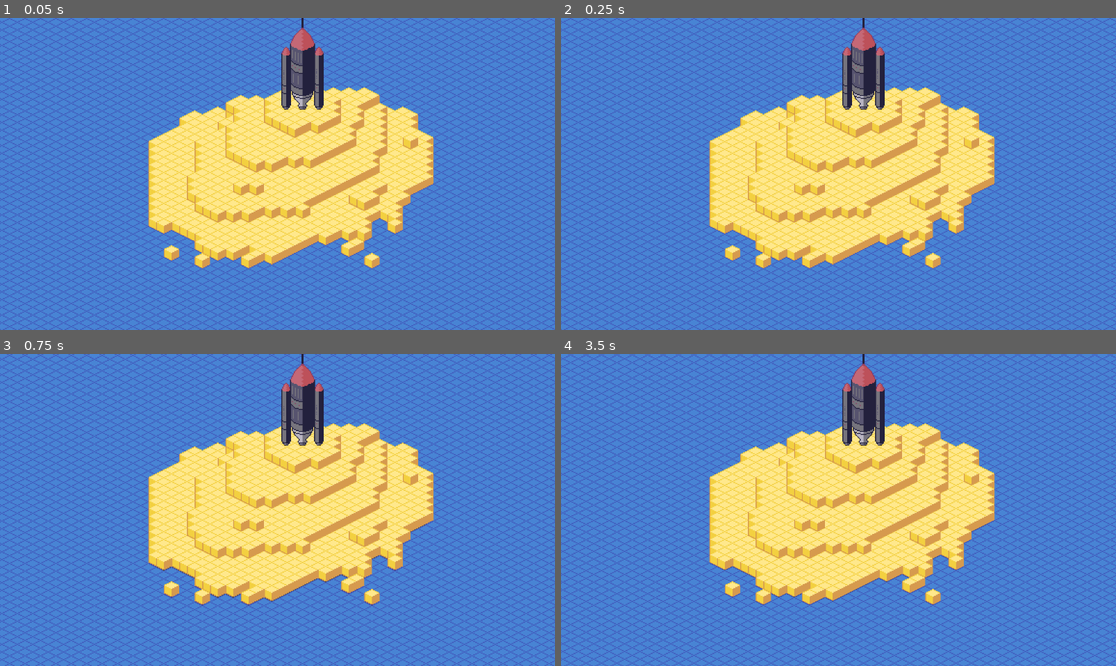
Above: before the commit, frames 1-4 (two rows, left to right).
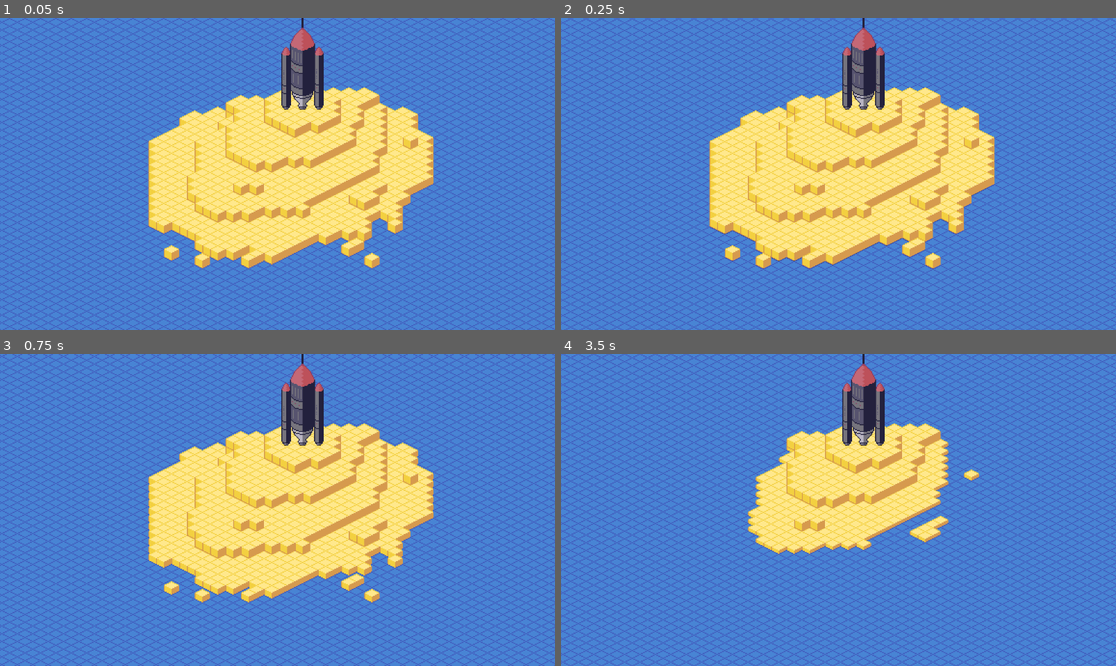
Above: after the commit, the same moments.

Repository: paul-maxime/rocket-of-sand
Game: Godot game, scene res://scenes/Island.tscn
Two runs of this game, one before a commit and one after it. Both use one fixed random seed, a clock stepped at 60 frames per second and the inputs below.
Inputs (mouse positions are in pixels of both pictures, inside the frame that each line leads up to):
- Up to frame 1 (0.05 s): no input
- Up to frame 2 (0.25 s): no input
- Up to frame 3 (0.75 s): move the mouse to (399, 494) at 0.52 s; click (399, 494) at 0.67 s
- Up to frame 4 (3.5 s): move the mouse to (727, 525) at 1.27 s; click (727, 525) at 1.42 s; move the mouse to (894, 441) at 2.02 s; click (894, 441) at 2.17 s; move the mouse to (810, 572) at 2.77 s; click (810, 572) at 2.92 s

Frame 1 is identical in both runs. In frame 2, 11% of the frame differs, in the area x 0-100%, y 0-100%; in frame 3, 26%; in frame 4, 37%.

Commit message:
Fix game timer and test style 1

Diff:
--- a/materials/water.tres
+++ b/materials/water.tres
@@ -6,7 +6,7 @@
 shader = ExtResource("1_h4b1n")
 shader_parameter/Offset = 0
 shader_parameter/Pixelate = false
-shader_parameter/Style = 2
+shader_parameter/Style = 1
 shader_parameter/Frequency = 30.0
 shader_parameter/Speed = 2
 shader_parameter/Ampliture = 2
--- a/scenes/Island.tscn
+++ b/scenes/Island.tscn
@@ -85,7 +85,6 @@
 
 [node name="GameManager" type="Node" parent="."]
 script = ExtResource("3_5rtui")
-game_duration = 10000
 
 [node name="Rocket" type="Sprite2D" parent="."]
 z_index = 10
--- a/shaders/water.tres
+++ b/shaders/water.tres
@@ -83,6 +83,10 @@
 
 [sub_resource type="VisualShaderNodeVectorCompose" id="VisualShaderNodeVectorCompose_r8eva"]
 op_type = 0
+
+[sub_resource type="VisualShaderNodeFloatOp" id="VisualShaderNodeFloatOp_ghrtp"]
+
+[sub_resource type="VisualShaderNodeFloatOp" id="VisualShaderNodeFloatOp_24k5k"]
 
 [sub_resource type="VisualShaderNodeFloatFunc" id="VisualShaderNodeFloatFunc_2s8p1"]
 function = 0
@@ -264,7 +268,7 @@
 
 }
 "
-graph_offset = Vector2(-857.807, -69.9608)
+graph_offset = Vector2(-1132.38, 37.3541)
 mode = 1
 flags/light_only = false
 nodes/vertex/0/position = Vector2(0, 200)
@@ -323,7 +327,11 @@
 nodes/vertex/43/node = SubResource("VisualShaderNodeFloatOp_6exvi")
 nodes/vertex/43/position = Vector2(-2020, 640)
 nodes/vertex/44/node = SubResource("VisualShaderNodeIntParameter_3fuhc")
-nodes/vertex/44/position = Vector2(-2080, 280)
+nodes/vertex/44/position = Vector2(-2080, 320)
 nodes/vertex/45/node = SubResource("VisualShaderNodeIf_o0gku")
 nodes/vertex/45/position = Vector2(-1640, 540)
-nodes/vertex/connections = PackedInt32Array(3, 0, 4, 0, 2, 0, 5, 1, 5, 0, 4, 1, 4, 0, 8, 0, 10, 0, 8, 1, 9, 0, 12, 0, 11, 0, 12, 1, 12, 0, 13, 0, 8, 0, 0, 0, 7, 0, 28, 0, 14, 0, 28, 1, 28, 0, 27, 1, 12, 0, 33, 2, 13, 0, 33, 1, 33, 0, 10, 1, 32, 0, 33, 0, 27, 0, 6, 0, 25, 3, 17, 0, 34, 0, 27, 0, 35, 0, 25, 0, 36, 0, 34, 1, 17, 0, 37, 0, 17, 1, 37, 1, 37, 0, 40, 0, 36, 0, 40, 1, 17, 0, 34, 0, 28, 0, 41, 1, 40, 0, 41, 0, 41, 0, 42, 0, 42, 0, 43, 0, 6, 0, 43, 1, 44, 0, 45, 0, 43, 0, 45, 4, 42, 0, 45, 3, 6, 0, 45, 5, 45, 0, 9, 0)
+nodes/vertex/50/node = SubResource("VisualShaderNodeFloatOp_ghrtp")
+nodes/vertex/50/position = Vector2(-1720, 920)
+nodes/vertex/51/node = SubResource("VisualShaderNodeFloatOp_24k5k")
+nodes/vertex/51/position = Vector2(-1560, 980)
+nodes/vertex/connections = PackedInt32Array(3, 0, 4, 0, 2, 0, 5, 1, 5, 0, 4, 1, 4, 0, 8, 0, 10, 0, 8, 1, 9, 0, 12, 0, 11, 0, 12, 1, 12, 0, 13, 0, 8, 0, 0, 0, 7, 0, 28, 0, 14, 0, 28, 1, 28, 0, 27, 1, 12, 0, 33, 2, 13, 0, 33, 1, 33, 0, 10, 1, 32, 0, 33, 0, 27, 0, 6, 0, 25, 3, 17, 0, 34, 0, 27, 0, 35, 0, 25, 0, 36, 0, 34, 1, 17, 0, 37, 0, 17, 1, 37, 1, 37, 0, 40, 0, 36, 0, 40, 1, 17, 0, 34, 0, 28, 0, 41, 1, 40, 0, 41, 0, 41, 0, 42, 0, 42, 0, 43, 0, 6, 0, 43, 1, 44, 0, 45, 0, 43, 0, 45, 4, 42, 0, 45, 3, 6, 0, 45, 5, 45, 0, 9, 0, 50, 0, 51, 0)
Not shown: 1 places in shaders/water.tres that only renumber resources
